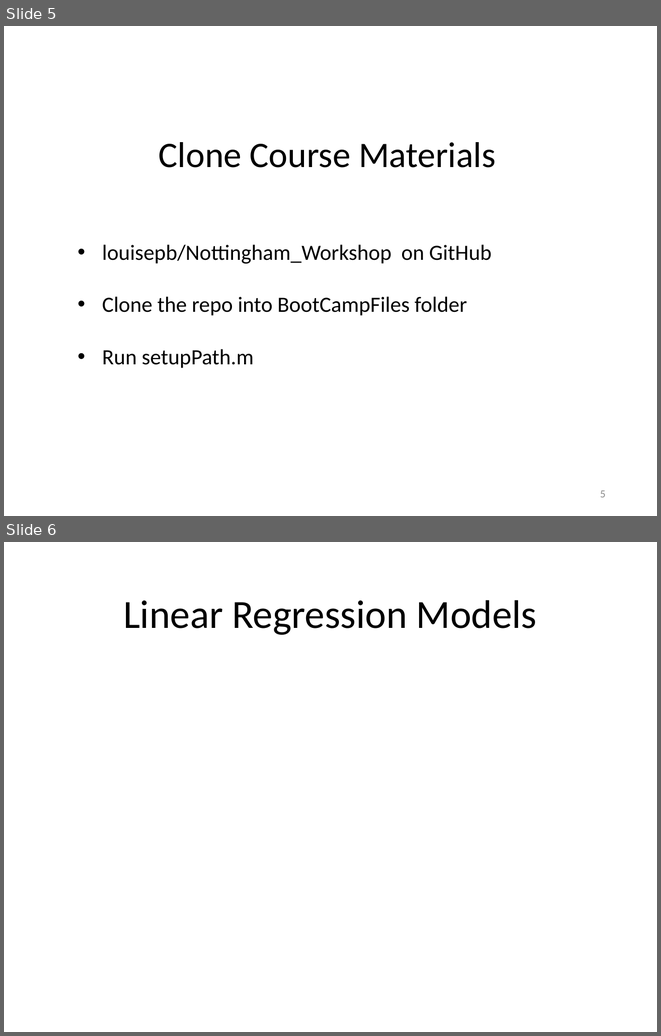
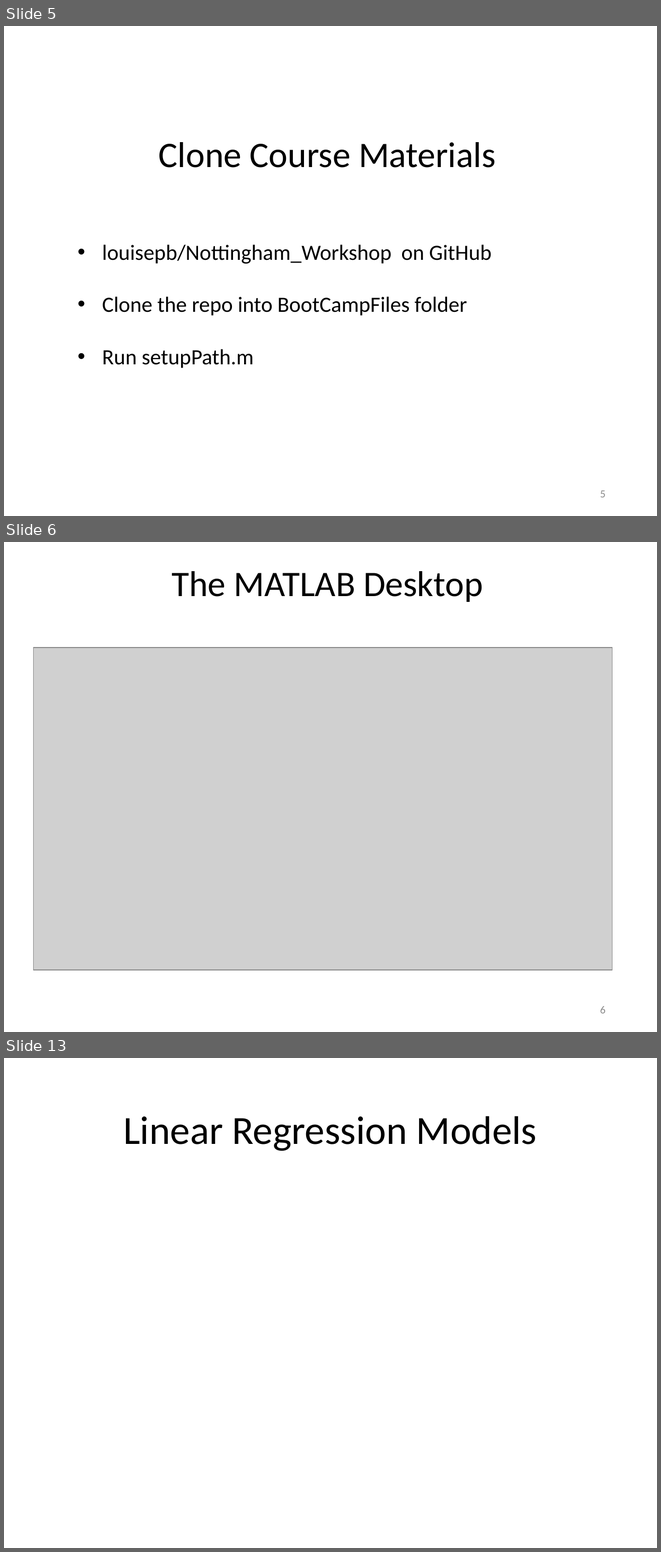
Before and after one commit to louisepb/Nottingham_Workshop, a slide deck: InstructorMaterials/Best Practices for Software Development using MATLAB.pptx. Shown one above the other, each under a label of ours: slides 5 and 6 before the commit, slides 5, 6 and 13 after it; the slides between them are not shown. The pictures are 661x1036 and 661x1552 pixels, drawn with LibreOffice and Linux fonts; fonts in the diff are those of the drawing; grey boxes stand for pictures. Boxes give left, top, right and bottom in pixels: in the first picture for what was removed or moved away, otherwise in the second. Text is boxed around its words. In the diff, an @@ line names an element or a change of style, - is before the commit and + after.

```diff
--- a/InstructorMaterials/Best Practices for Software Development using MATLAB.pptx
+++ b/InstructorMaterials/Best Practices for Software Development using MATLAB.pptx
@@ slide 6 added at box(4, 542, 657, 1032), background #FFFFFF @@
@@ title added at box(171, 571, 483, 602), 39.6 pt, text #000000 @@
+The MATLAB Desktop
@@ picture added at box(33, 648, 612, 970) @@
@@ page number added at box(600, 1006, 606, 1013), 12 pt, text #8C8C8C @@
+6
@@ what was slide 6 is now slide 13 @@
```
Also in this commit, not shown: 6 other slides added, 3 other files.
